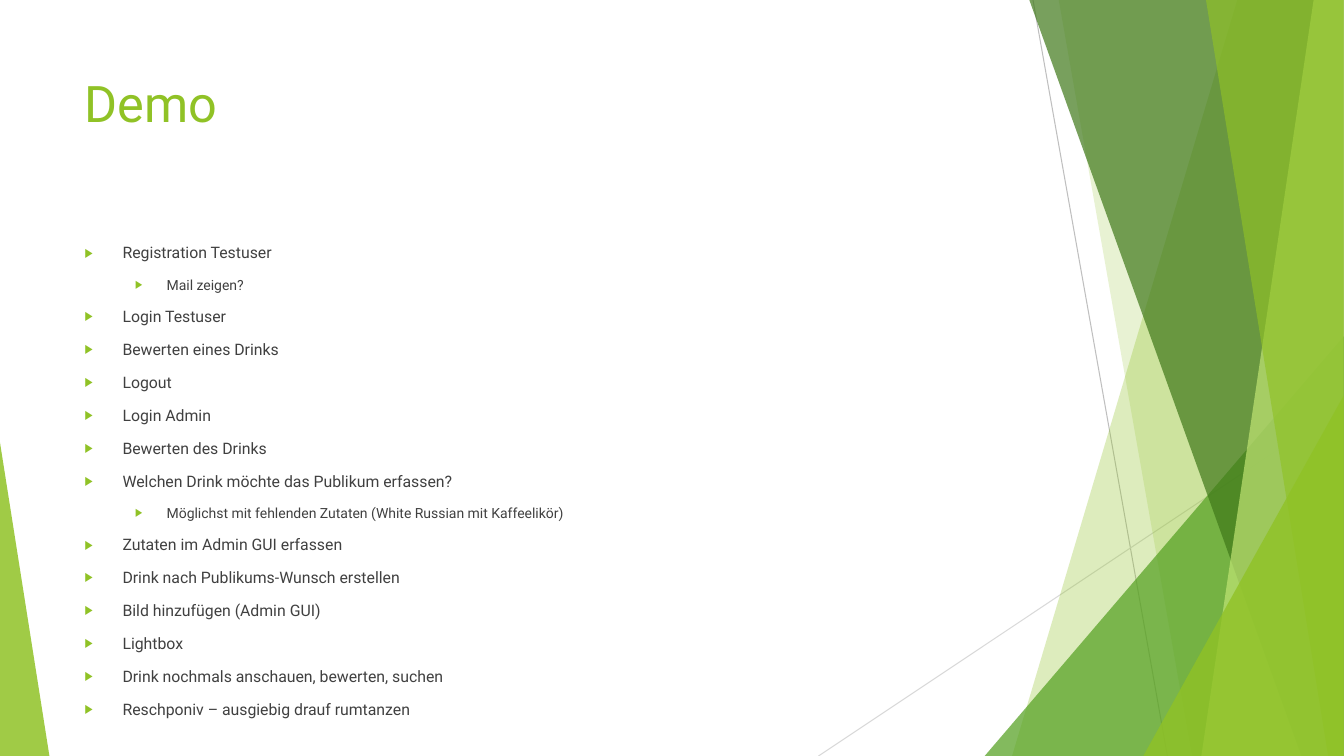
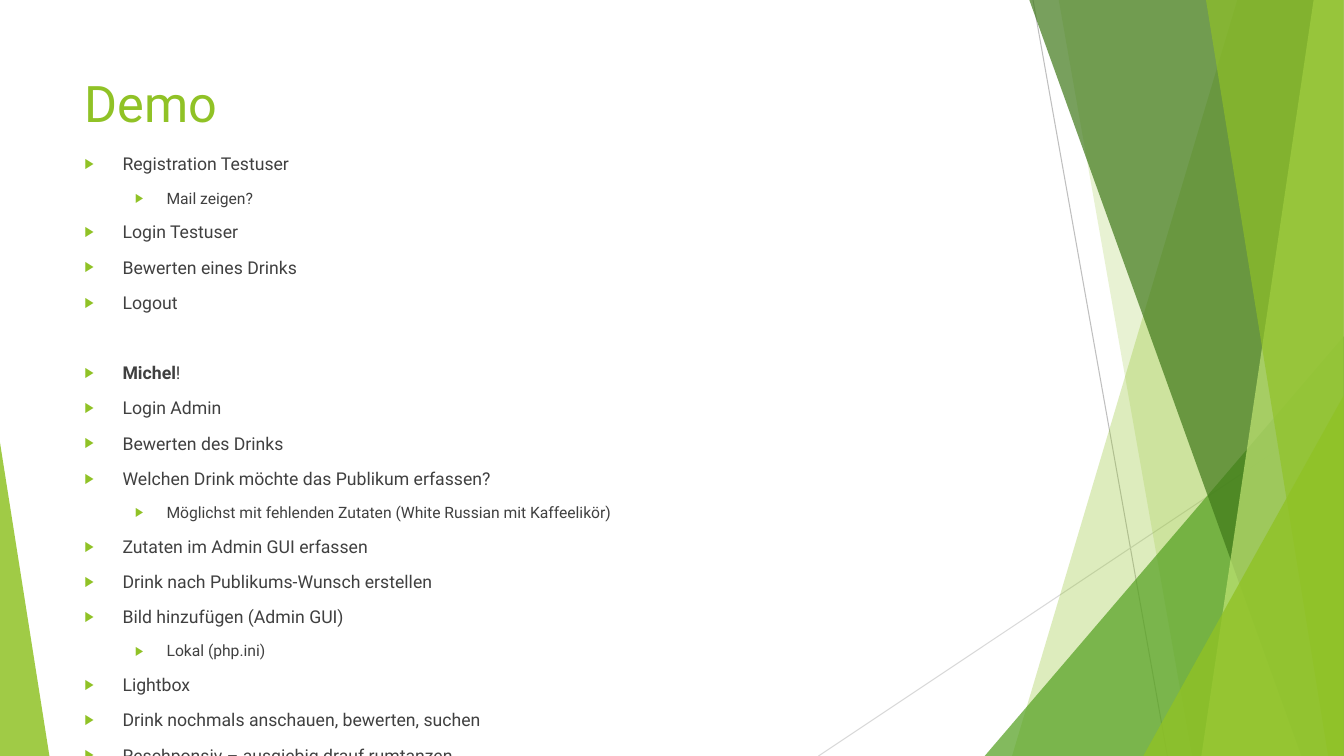
Before and after one commit to SoullessStone/Webmodul_DreamDrink, a slide deck: slide 6 of aufgaben/Präsentation.pptx (slide 4 before the commit). Drawn at 1344x756 pixels with LibreOffice and Linux fonts; fonts in the diff are those of the drawing. Boxes give left, top, right and bottom in pixels: in the first picture for what was removed or moved away, otherwise in the second. Text is boxed around its words. In the diff, an @@ line names an element or a change of style, - is before the commit and + after.

```diff
--- a/aufgaben/Präsentation.pptx
+++ b/aufgaben/Präsentation.pptx
@@ text "Registration Testuser" moved from (x1=123, y1=246, x2=563, y2=719) to (x1=123, y1=157, x2=611, y2=729) @@
@@ text at (x1=123, y1=157, x2=611, y2=729): size 11.2 to 12.6 pt in "Registration Testuser", "Login Testuser", "Bewerten eines Drinks", "Logout" and 8 more places; size 10 to 11.2 pt in "Mail zeigen?", "Möglichst mit fehlenden Zutaten (White Russian mit ..." @@
@@ text at (x1=123, y1=365, x2=181, y2=379): paragraph added @@
+▶ Michel!
@@ text at (x1=167, y1=643, x2=265, y2=660): paragraph added @@
+  ▶ Lokal (php.ini)
@@ text at (x1=123, y1=703, x2=410, y2=719): text changed; size 11.2 to 12.6 pt @@
-▶ Reschponiv – ausgiebig drauf rumtanzen
+▶ Reschponsiv – ausgiebig drauf rumtanzen
```
Also in this commit, not shown: 1 other slide changed.
